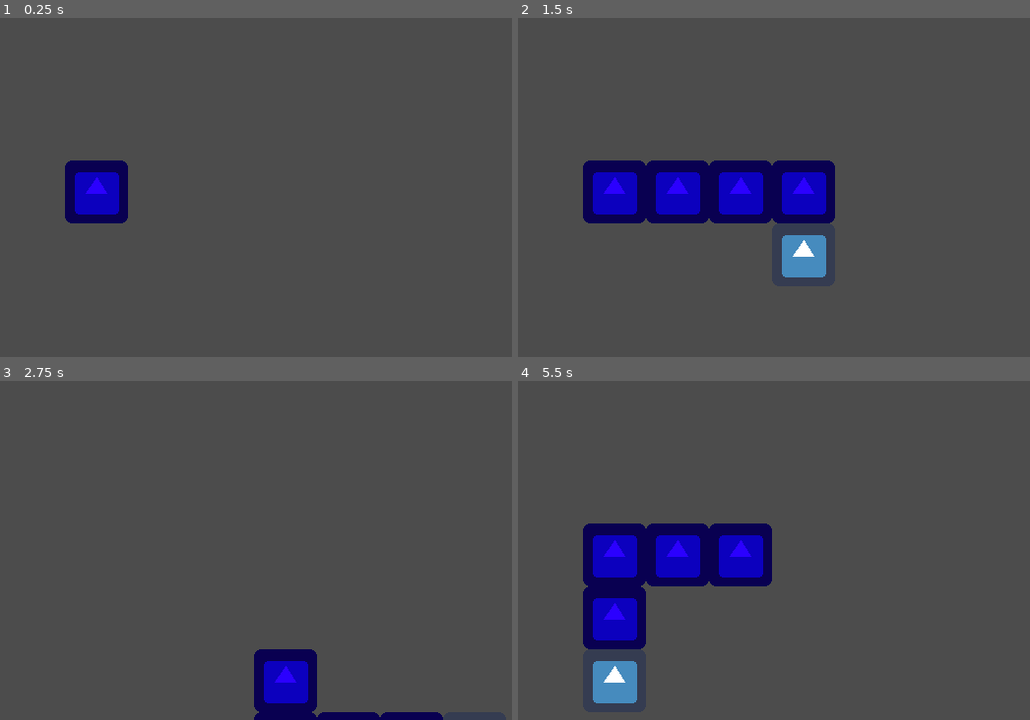
Above: before the commit, frames 1-4 (two rows, left to right).
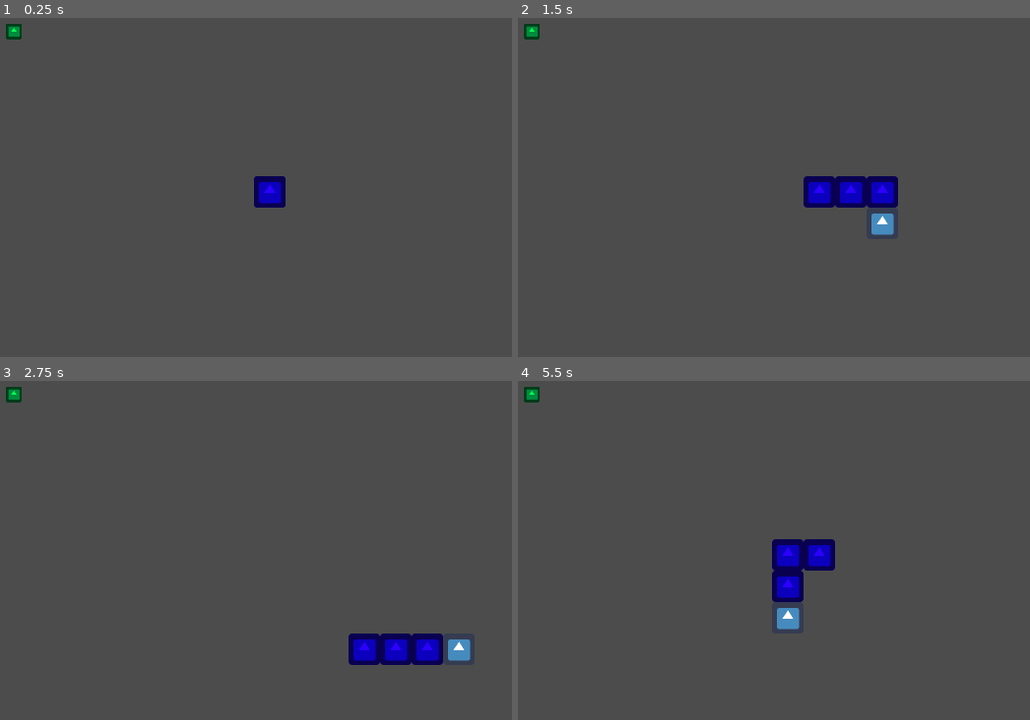
Above: after the commit, the same moments.

Repository: DanielBT91/godot-005-simple-snake-game
Game: Godot game, scene res://Scenes/World.tscn
Two runs of this game, one before a commit and one after it. Both use one fixed random seed, a clock stepped at 60 frames per second and the inputs below. The engine's default icon, where the game draws it, is replaced by a stand-in: a white triangle on a blue panel in a dark square.
Inputs:
- Up to frame 1 (0.25 s): no input
- Up to frame 2 (1.5 s): tap Enter at 0.5 s; hold Right (ui_right) 0.53-1.28 s; hold Down (ui_down) from 1.28 s (still down)
- Up to frame 3 (2.75 s): release Down (ui_down) at 2.03 s; hold Right (ui_right) from 2.03 s (still down)
- Up to frame 4 (5.5 s): release Right (ui_right) at 2.78 s; hold Up (ui_up) 2.78-3.53 s; hold Left (ui_left) 3.53-5.03 s; hold Down (ui_down) from 5.03 s (still down)

The runs differ from the first frame. In frame 1, 3.0% of the frame differs, in the area x 1-56%, y 1-61%; in frame 2, 11%; in frame 3, 5.2%; in frame 4, 12%, in the area x 1-62%, y 1-96%.

Commit message:
spawn food;

Diff:
--- /dev/null
+++ b/Scenes/Food.gd
@@ -0,0 +1 @@
+extends Area2D
--- /dev/null
+++ b/Scenes/Food.tscn
@@ -0,0 +1,39 @@
+[gd_scene load_steps=4 format=2]
+
+[ext_resource path="res://Scenes/Food.gd" type="Script" id=1]
+[ext_resource path="res://icon.png" type="Texture" id=2]
+
+[sub_resource type="RectangleShape2D" id=1]
+
+custom_solver_bias = 0.0
+extents = Vector2( 10, 10 )
+
+[node name="Food" type="Area2D" groups=[
+"food",
+]]
+
+input_pickable = true
+gravity_vec = Vector2( 0, 1 )
+gravity = 98.0
+linear_damp = 0.1
+angular_damp = 1.0
+audio_bus_override = false
+audio_bus_name = "Master"
+script = ExtResource( 1 )
+_sections_unfolded = [ "Transform" ]
+__meta__ = {
+"_edit_group_": true
+}
+
+[node name="CollisionShape2D" type="CollisionShape2D" parent="." index="0"]
+
+shape = SubResource( 1 )
+
+[node name="Sprite" type="Sprite" parent="." index="1"]
+
+modulate = Color( 0, 1, 0.320313, 1 )
+scale = Vector2( 0.5, 0.5 )
+texture = ExtResource( 2 )
+_sections_unfolded = [ "Transform", "Visibility" ]
+
+[connection signal="area_entered" from="." to="." method="_on_Food_area_entered"]
--- /dev/null
+++ b/Scenes/Part.gd
@@ -0,0 +1 @@
+extends Area2D
--- a/Scenes/Part.tscn
+++ b/Scenes/Part.tscn
@@ -1,13 +1,16 @@
-[gd_scene load_steps=3 format=2]
+[gd_scene load_steps=4 format=2]
 
-[ext_resource path="res://icon.png" type="Texture" id=1]
+[ext_resource path="res://Scenes/Part.gd" type="Script" id=1]
+[ext_resource path="res://icon.png" type="Texture" id=2]
 
 [sub_resource type="RectangleShape2D" id=1]
 
 custom_solver_bias = 0.0
 extents = Vector2( 32, 32 )
 
-[node name="Part" type="Area2D"]
+[node name="Part" type="Area2D" index="0" groups=[
+"part",
+]]
 
 modulate = Color( 0.171875, 0, 1, 1 )
 input_pickable = true
@@ -17,11 +20,12 @@
 angular_damp = 1.0
 audio_bus_override = false
 audio_bus_name = "Master"
+script = ExtResource( 1 )
 _sections_unfolded = [ "Transform", "Visibility" ]
 
 [node name="Sprite" type="Sprite" parent="." index="0"]
 
-texture = ExtResource( 1 )
+texture = ExtResource( 2 )
 _sections_unfolded = [ "Transform", "Visibility" ]
 
 [node name="CollisionShape2D" type="CollisionShape2D" parent="." index="1"]
--- a/Scenes/Player.gd
+++ b/Scenes/Player.gd
@@ -6,10 +6,10 @@
 var direction = Vector2()
 var targetPosition = Vector2()
 var parts = Array()
+var hasMoved = false
 
 func _ready():
 	targetPosition = position
-	add_part()
 	add_part()
 	add_part()
 	add_part()
@@ -34,6 +34,9 @@
 	if  Input.is_action_pressed("ui_right"):
 		direction = Vector2(1, 0)
 
+	if !hasMoved and direction == Vector2(0,0):
+		hasMoved = true
+
 	movementSpeed += delta
 	if movementSpeed > .25 and position == targetPosition:
 
@@ -50,3 +53,12 @@
 		movementSpeed = 0
 		position += direction * 64
 		targetPosition = targetPosition + (direction * 64)
+
+
+func _on_Player_area_entered(area):
+	if area.is_in_group("food"):
+		area.queue_free()
+		add_part()
+		get_parent().spawn_food()
+	elif hasMoved and area.is_in_group("part"):
+		print(area.name)
--- a/Scenes/World.gd
+++ b/Scenes/World.gd
@@ -1,10 +1,20 @@
 extends Node
+
+const FOOD = preload("res://Scenes/Food.tscn")
 
 func _ready():
 	var screen_size = OS.get_screen_size()
 	var window_size = OS.get_window_size()
 	OS.set_window_position(screen_size*0.5 - window_size*0.5)
 
+	spawn_food()
+
 func _physics_process(delta):
 	if Input.is_key_pressed(KEY_ESCAPE):
 		get_tree().quit()
+
+func spawn_food():
+	var food = FOOD.instance()
+	var pos = Vector2(rand_range(0, 20), rand_range(0, 11)) * 64
+	food.global_position = pos
+	add_child(food)
--- a/Scenes/World.tscn
+++ b/Scenes/World.tscn
@@ -9,4 +9,6 @@
 
 [node name="Player" parent="." index="0" instance=ExtResource( 2 )]
 
-position = Vector2( 160, 192 )
+position = Vector2( 672, 384 )
+
+[connection signal="area_entered" from="Player" to="Player" method="_on_Player_area_entered"]
--- a/project.godot
+++ b/project.godot
@@ -18,7 +18,9 @@
 
 window/size/width=640
 window/size/height=360
-window/stretch/shrink="1"
+window/stretch/mode="2d"
+window/stretch/aspect="expand"
+window/stretch/shrink=".5"
 
 [rendering]
 
